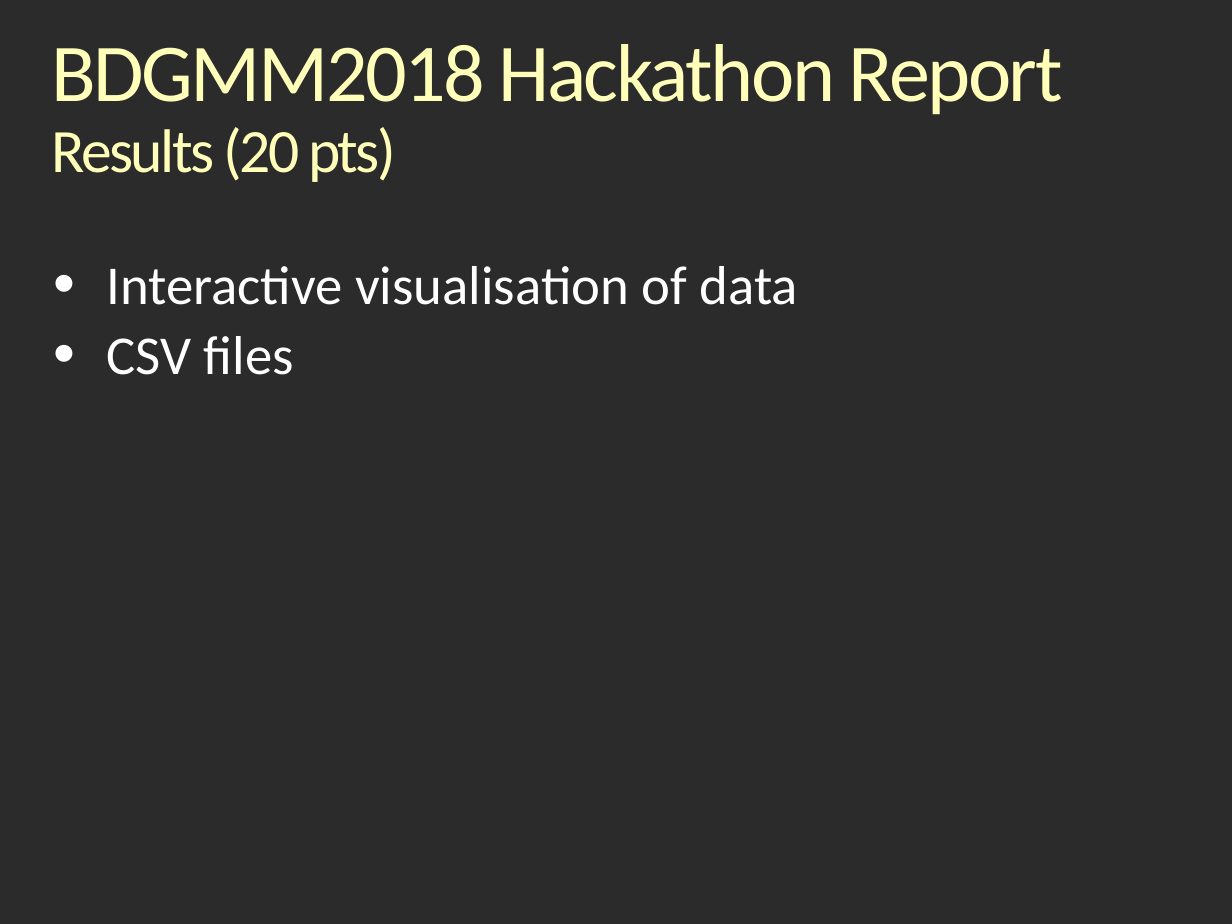
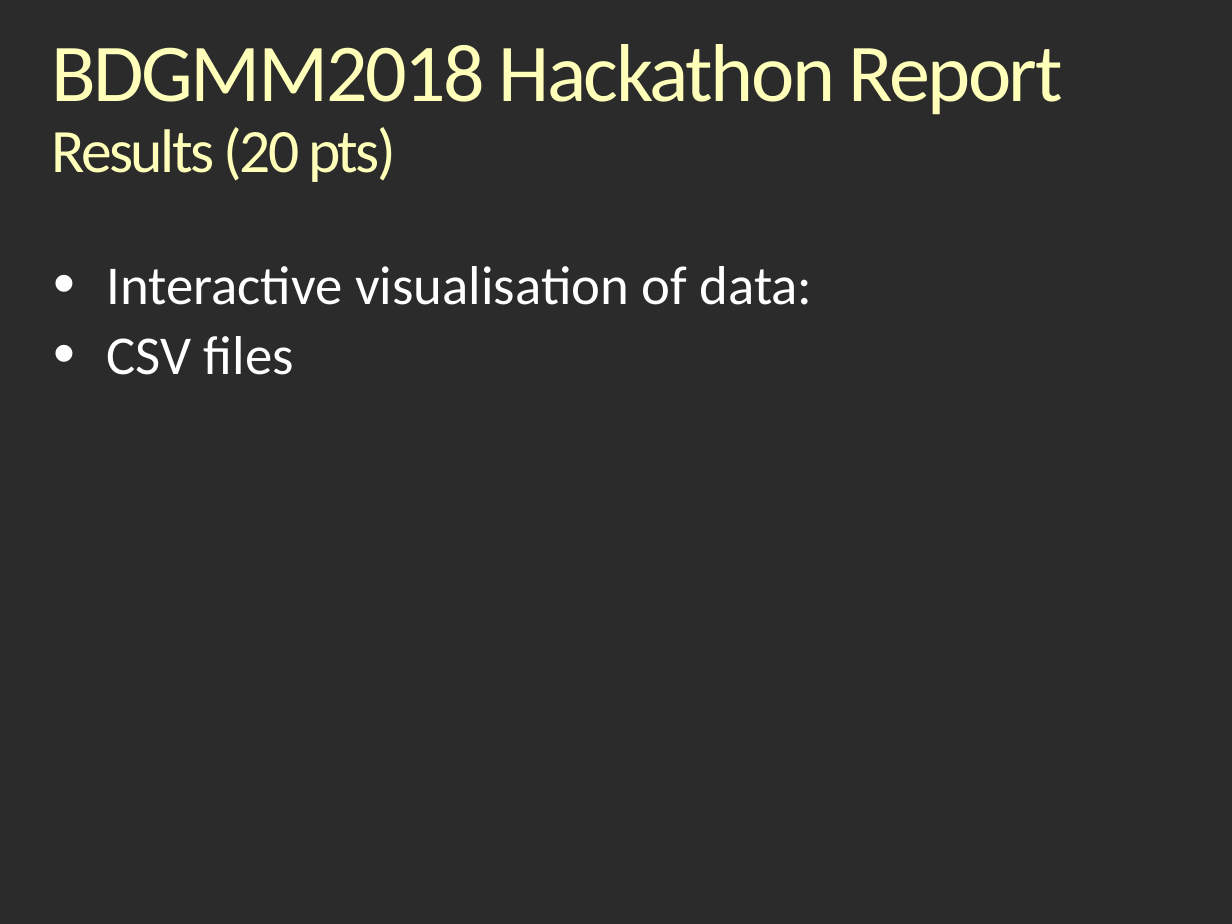
Before and after one commit to rjaduthie/bdgmm-hackathon-berlin-2018, a slide deck: slide 7 of BDMM18_Hackathonv_Report_Linuxy.odp. Drawn at 1232x924 pixels with LibreOffice and Linux fonts; fonts in the diff are those of the drawing; background and template pictures are left out; a plain dark background stands for a picture behind light text. Boxes give left, top, right and bottom in pixels: in the first picture for what was removed or moved away, otherwise in the second. Text is boxed around its words. In the diff, an @@ line names an element or a change of style, - is before the commit and + after.

Commit message:
Final presentation version

```diff
--- a/BDMM18_Hackathonv_Report_Linuxy.odp
+++ b/BDMM18_Hackathonv_Report_Linuxy.odp
@@ text at box(107, 266, 813, 305): text changed @@
-• Interactive visualisation of data
+• Interactive visualisation of data:
```
Also in this commit, not shown: 1 other slide changed, 1 slide added, 1 slide removed.
